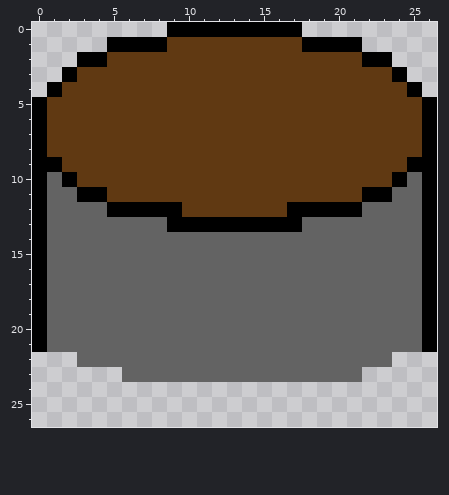
Edited in one commit: pixel-art sprite (sprites/Spr_Well_Covered/layers/2313d964-5de2-45d2-851b-647782af96fd/4ccca984-3d97-4eff-8aa7-98dea150f9d0.png). The picture above is the old version.
The file is 27x27 pixels.
The result:
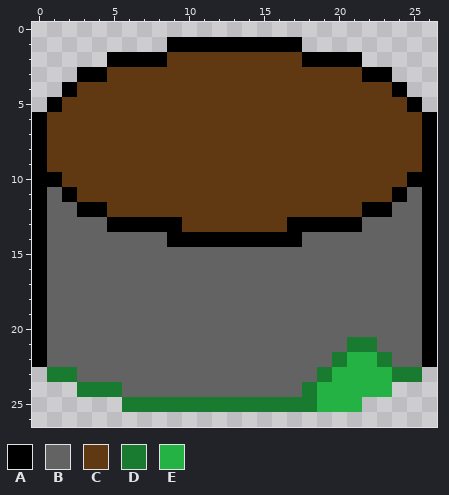
Palette (. is transparent): A #000000  B #636363  C #603912  D #197b30  E #24b244
From old to new:
y 0: x 9..17 AAAAAAAAA -> .........
y 1: x 5..21 AAAACCCCCCCCCAAAA -> ....AAAAAAAAA....
y 2: x 3..8 AACCCC -> ..AAAA; x 18..23 CCCCAA -> AAAA..
y 3: x 2..4 ACC -> .AA; x 22..24 CCA -> AA.
y 4: x 1..2 AC -> .A; x 24..25 CA -> A.
y 5: x 0..1 AC -> .A; x 25..26 CA -> A.
y 9: x 1 A -> C; x 25 A -> C
y 10: x 1..2 BA -> AC; x 24..25 AB -> CA
y 11: x 2..4 BAA -> ACC; x 22..24 AAB -> CCA
y 12: x 3..9 BBAAAAA -> AACCCCC; x 17..23 AAAAABB -> CCCCCAA
y 13: x 5..8 BBBB -> AAAA; x 10..16 AAAAAAA -> CCCCCCC; x 18..21 BBBB -> AAAA
y 14: x 9..17 BBBBBBBBB -> AAAAAAAAA
y 21: x 21..22 BB -> DD
y 22: x 0..2 ... -> ABB; x 20..26 BBBB... -> DEEDBBA
y 23: x 1..5 ..... -> DDBBB; x 19..25 BBB.... -> DEEEEDD
y 24: x 3..23 ..................... -> DDDBBBBBBBBBBBBDEEEEE
y 25: x 6..21 ................ -> DDDDDDDDDDDDDEEE
